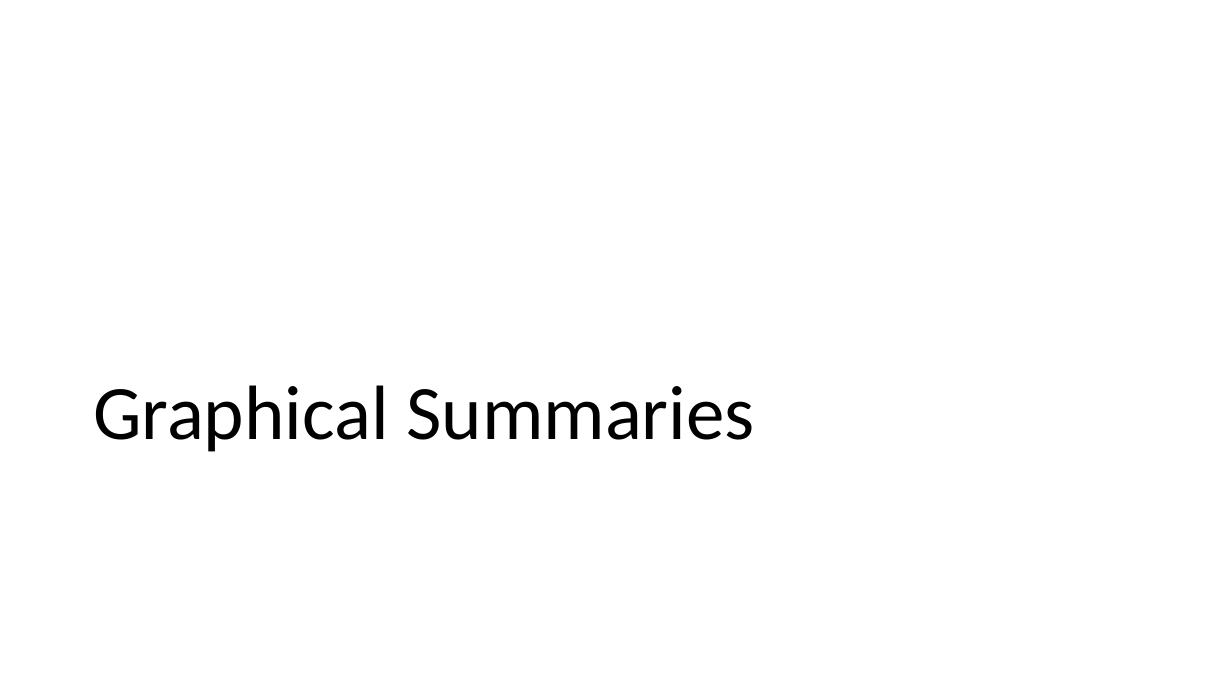
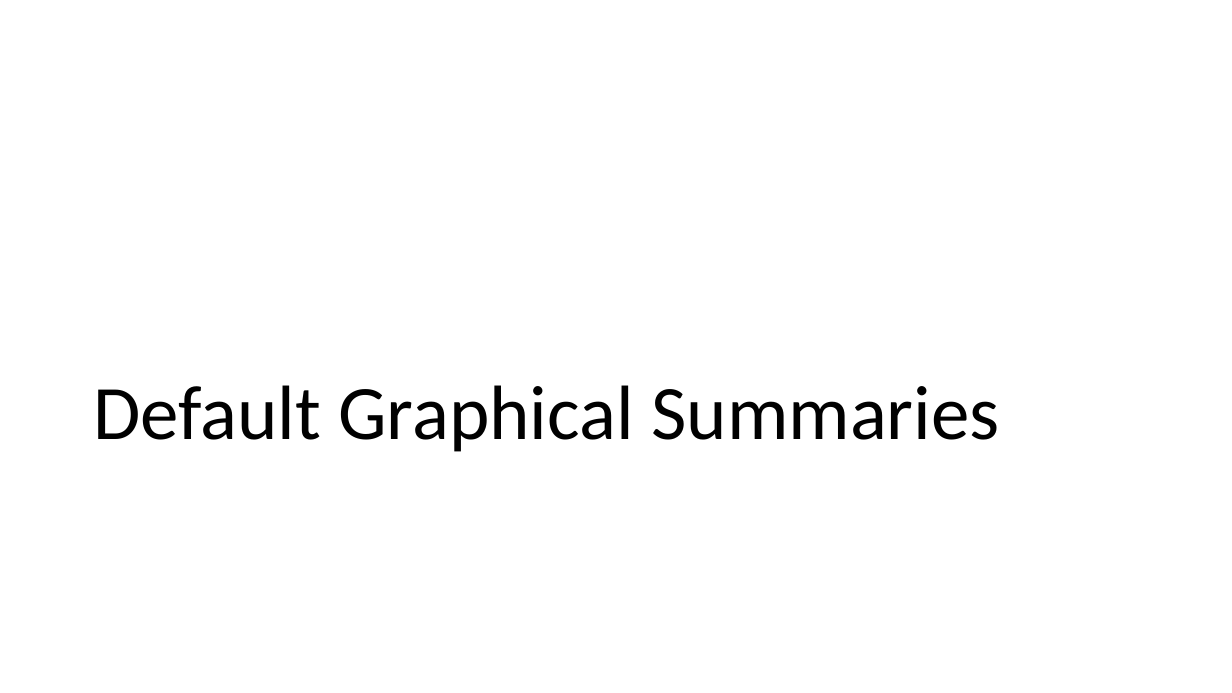
Before and after one commit to UrbanInstitute/datagoodr, a slide deck: slide 18 of pptx/LAYOUTS.pptx (slide 12 before the commit). Drawn at 1232x693 pixels with LibreOffice and Linux fonts; fonts in the diff are those of the drawing. Boxes give left, top, right and bottom in pixels: in the first picture for what was removed or moved away, otherwise in the second. Text is boxed around its words. In the diff, an @@ line names an element or a change of style, - is before the commit and + after.

```diff
--- a/pptx/LAYOUTS.pptx
+++ b/pptx/LAYOUTS.pptx
@@ title at bbox=[93, 385, 999, 452]: text changed @@
-Graphical Summaries
+Default Graphical Summaries
```
Also in this commit, not shown: 6 other slides changed, 8 slides added, 2 slides removed, 27 other files.
